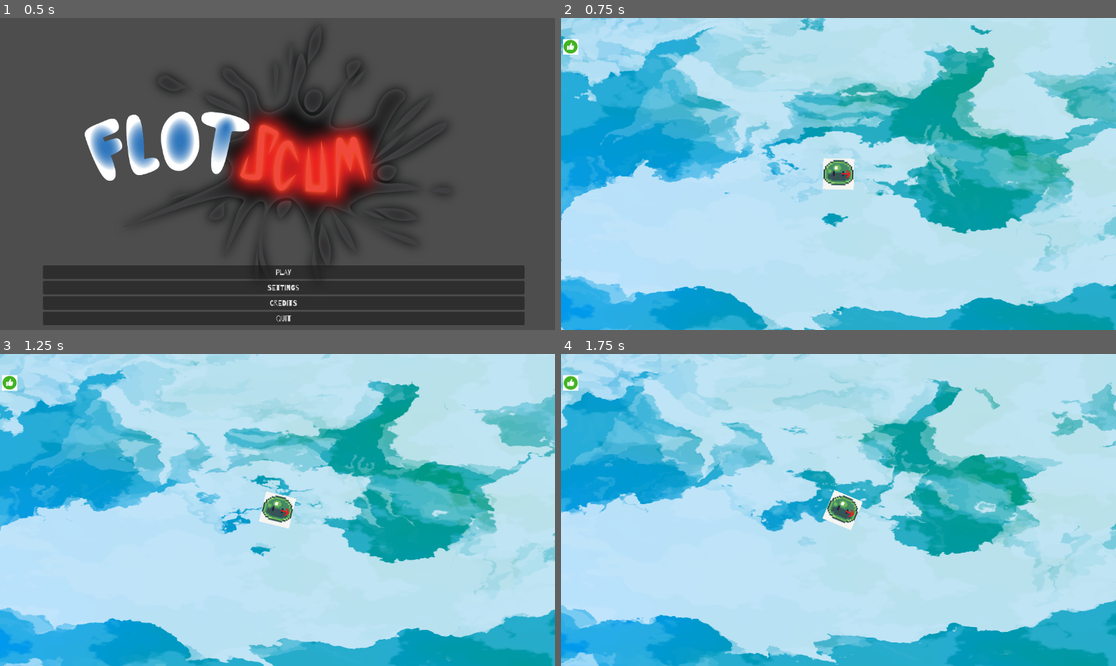
Above: before the commit, frames 1-4 (two rows, left to right).
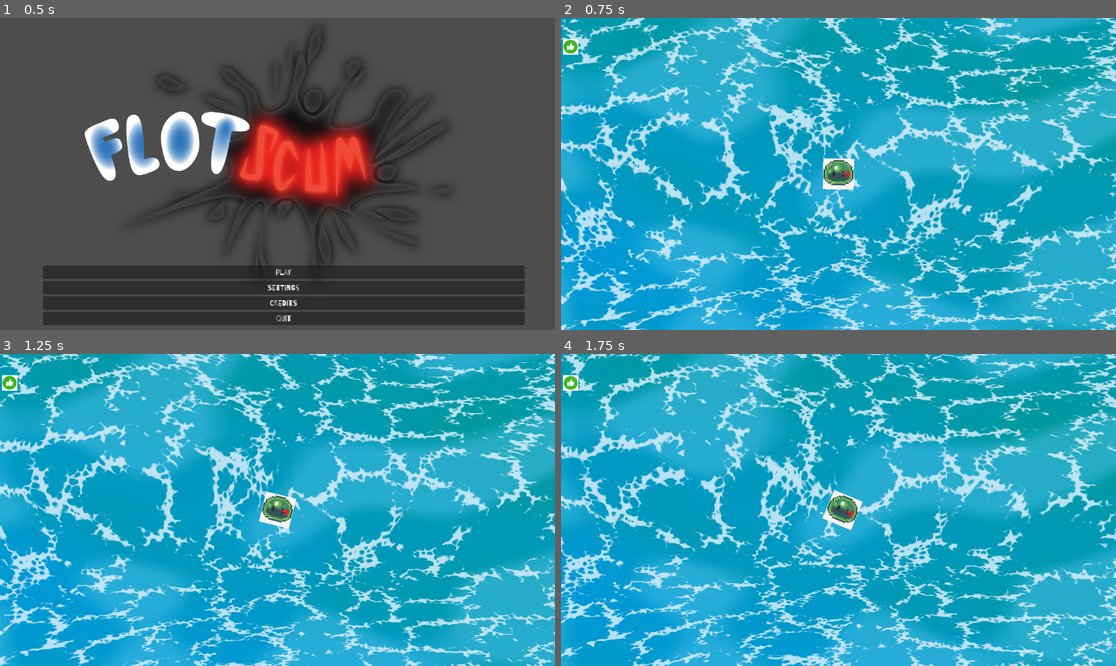
Above: after the commit, the same moments.

Repository: Of-Machines-and-Men/flotscum
Game: Godot game, scene res://scenes/levels/UI/main_menu.tscn
Two runs of this game, one before a commit and one after it. Both use one fixed random seed, a clock stepped at 60 frames per second and the inputs below.
Inputs (mouse positions are in pixels of both pictures, inside the frame that each line leads up to):
- Up to frame 1 (0.5 s): no input
- Up to frame 2 (0.75 s): click "PLAY" at 0.5 s
- Up to frame 3 (1.25 s): no input
- Up to frame 4 (1.75 s): move the mouse to (960, 494) at 1.27 s; hold D (moveright) from 1.28 s (still down)

Frame 1 is identical in both runs. In frame 2, 82% of the frame differs, in the area x 0-100%, y 0-100%; in frame 3, 83%; in frame 4, 83%.

Commit message:
shader tweaks

Diff:
--- a/scenes/levels/game_world.tscn
+++ b/scenes/levels/game_world.tscn
@@ -6,67 +6,75 @@
 [ext_resource type="PackedScene" uid="uid://fegfnwhatpdg" path="res://scenes/entities/collectible/structural/StructuralCollectible.tscn" id="3_4r7d4"]
 [ext_resource type="PackedScene" uid="uid://bx50wswt2uvmn" path="res://scenes/entities/player/player.tscn" id="6_75bvq"]
 
+[sub_resource type="FastNoiseLite" id="FastNoiseLite_hyc8p"]
+noise_type = 3
+cellular_distance_function = 3
+
+[sub_resource type="NoiseTexture2D" id="NoiseTexture2D_hyc8p"]
+generate_mipmaps = false
+noise = SubResource("FastNoiseLite_hyc8p")
+seamless = true
+normalize = false
+seamless_blend_skirt = 0.5
+
 [sub_resource type="FastNoiseLite" id="FastNoiseLite_75bvq"]
 noise_type = 2
 frequency = 0.005
-cellular_return_type = 0
+fractal_octaves = 3
+fractal_lacunarity = 3.0
+fractal_gain = 1.0
+fractal_weighted_strength = 0.5
+cellular_return_type = 6
 
 [sub_resource type="NoiseTexture2D" id="NoiseTexture2D_b3nq0"]
 width = 1024
 height = 1024
+generate_mipmaps = false
 noise = SubResource("FastNoiseLite_75bvq")
 seamless = true
 
-[sub_resource type="FastNoiseLite" id="FastNoiseLite_hyc8p"]
-frequency = 0.003
-fractal_octaves = 6
-fractal_lacunarity = 2.3
+[sub_resource type="FastNoiseLite" id="FastNoiseLite_b3nq0"]
+fractal_type = 0
+fractal_octaves = 2
+fractal_lacunarity = 1.0
+cellular_return_type = 6
 
 [sub_resource type="NoiseTexture2D" id="NoiseTexture2D_75bvq"]
-width = 1024
-height = 1024
-noise = SubResource("FastNoiseLite_hyc8p")
-seamless = true
-
-[sub_resource type="FastNoiseLite" id="FastNoiseLite_b3nq0"]
-frequency = 0.008
-fractal_octaves = 6
-fractal_lacunarity = 2.3
-
-[sub_resource type="NoiseTexture2D" id="NoiseTexture2D_cryqq"]
-width = 1024
-height = 1024
+generate_mipmaps = false
 noise = SubResource("FastNoiseLite_b3nq0")
 seamless = true
+normalize = false
+seamless_blend_skirt = 0.5
 
 [sub_resource type="ShaderMaterial" id="ShaderMaterial_hyc8p"]
 shader = ExtResource("1_7y55x")
+shader_parameter/deep_water_texture = SubResource("NoiseTexture2D_hyc8p")
+shader_parameter/wave_noise_texture = SubResource("NoiseTexture2D_75bvq")
+shader_parameter/foam_noise_texture = SubResource("NoiseTexture2D_b3nq0")
 shader_parameter/wind_dir = Vector2(0.5, 0.8)
 shader_parameter/wind_speed = 1.2
+shader_parameter/camera_position = Vector2(0, 0)
+shader_parameter/viewport_size = Vector2(1152, 648)
 shader_parameter/current_a_dir = Vector2(0.7, 0.3)
 shader_parameter/current_b_dir = Vector2(-0.3, 0.7)
 shader_parameter/current_a_speed = 0.2000000095
 shader_parameter/current_b_speed = 0.10000000475
 shader_parameter/current_a_frequency = 0.2
 shader_parameter/current_b_frequency = 0.15
-shader_parameter/noise_texture = SubResource("NoiseTexture2D_75bvq")
+shader_parameter/deep_parallax_multiplier = 0.2
 shader_parameter/time_scale = 0.05
 shader_parameter/deep_color_a = Color(0, 0.6, 1, 1)
 shader_parameter/deep_color_b = Color(0, 0.6, 0.5, 1)
-shader_parameter/wave_noise_texture = SubResource("NoiseTexture2D_cryqq")
+shader_parameter/wave_parallax_multiplier = 0.5
 shader_parameter/wave_scale = 1.0000000475
 shader_parameter/wave_strength = 0.5
 shader_parameter/wave_crest_color = Color(0.3, 0.75, 0.9, 1)
-shader_parameter/foam_noise_texture = SubResource("NoiseTexture2D_b3nq0")
-shader_parameter/foam_scale = 0.20000000880148
+shader_parameter/foam_parallax_multiplier = 1.0
+shader_parameter/foam_scale = 1.50000002375
 shader_parameter/foam_noise_scale = 2.0
-shader_parameter/foam_threshold = 0.50000002375
+shader_parameter/foam_threshold = 0.650000030875
 shader_parameter/foam_strength = 0.800000038
 shader_parameter/foam_color = Color(0.9, 0.95, 1, 1)
-shader_parameter/world_scale = 0.01010000047247
-shader_parameter/layer_b_scale = 2.2
-shader_parameter/layer_c_scale = 5.7
-shader_parameter/warp_strength = 0.6
 
 [node name="Game World" type="Node2D" unique_id=1526779244]
 
--- a/shaders/ocean.gdshader
+++ b/shaders/ocean.gdshader
@@ -1,4 +1,9 @@
 shader_type canvas_item;
+
+// Textures
+uniform sampler2D deep_water_texture : repeat_enable;
+uniform sampler2D wave_noise_texture : repeat_enable;
+uniform sampler2D foam_noise_texture : repeat_enable;
 
 // Shared
 // We don't use these yet, but might be worth holding onto
@@ -15,21 +20,18 @@
 uniform float current_b_frequency : hint_range(0.0, 2.0) = 0.15;
 
 // Deep water
-uniform sampler2D noise_texture : repeat_enable;
 uniform float deep_parallax_multiplier : hint_range(0.0, 1.0) = 0.2;
 uniform float time_scale : hint_range(0.0, 1.0) = 0.05;
 uniform vec4 deep_color_a : source_color = vec4(0.0, 0.6, 1.0, 1.0);
 uniform vec4 deep_color_b : source_color = vec4(0.0, 0.6, 0.5, 1.0);
 
 // Waves
-uniform sampler2D wave_noise_texture : repeat_enable;
 uniform float wave_parallax_multiplier : hint_range(0.0, 1.0) = 0.5;
 uniform float wave_scale : hint_range(0.0, 5.0) = 1.0;
 uniform float wave_strength : hint_range(0.0, 1) = 0.5;
 uniform vec4 wave_crest_color : source_color = vec4(0.3, 0.75, 0.9, 1.0);
 
 // Foam
-uniform sampler2D foam_noise_texture : repeat_enable;
 uniform float foam_parallax_multiplier : hint_range(0.0, 1.0) = 1.0;
 uniform float foam_scale : hint_range(1.0, 50.0) = 10.0;
 uniform float foam_noise_scale : hint_range(0.1, 5.0) = 2.0;
@@ -44,7 +46,7 @@
 	vec2 wave_uv = world_uv * wave_parallax_multiplier;
 	vec2 foam_uv = world_uv * foam_parallax_multiplier;
 
-	float deep_noise = texture(noise_texture, deep_uv).r;
+	float deep_noise = texture(deep_water_texture, deep_uv).r;
 	vec4 deep_water = mix(deep_color_a, deep_color_b, deep_noise);
 
 	vec2 current_a = normalize(current_a_dir);
@@ -57,23 +59,24 @@
 	float wave_b = texture(wave_noise_texture, wave_uv * wave_scale + current_b * TIME * 0.01 * speed_b).r;
 
 	float wave = max(wave_a, wave_b);
-	wave = smoothstep(0.45, 0.55, wave);
+	wave = smoothstep(0.45, 0.7, wave);
 
 	vec4 surface = mix(deep_water, wave_crest_color, wave * wave_strength);
 
 	vec2 foam_warp = vec2(
-	    texture(noise_texture, foam_uv * 0.5 + TIME * 0.02).r,
-	    texture(noise_texture, foam_uv * 0.5 + TIME * 0.02 + vec2(0.4)).r
+	    texture(deep_water_texture, foam_uv * 0.2 + TIME * 0.02).r,
+	    texture(wave_noise_texture, foam_uv * 0.2 + TIME * 0.02 + vec2(0.4)).r
 	) * 2.0 - 1.0;
 	vec2 foam_uv_a = (foam_uv + foam_warp * 0.15) * foam_scale + current_a * TIME * 0.1 * speed_a;
 	vec2 foam_uv_b = (foam_uv + foam_warp * 0.15) * foam_scale + current_b * TIME * 0.1 * speed_b;
 
 	float foam_a = texture(foam_noise_texture, foam_uv_a).r;
-	float foam_b = texture(foam_noise_texture, foam_uv_b).r;
 
-	float foam_cells = max(foam_a, foam_b);
+	//float foam_b = texture(foam_noise_texture, foam_uv_b).r;
+	//
+	//float foam_cells = max(foam_a, foam_b);
 
-	float foam = smoothstep(foam_threshold, foam_threshold + 0.1, foam_cells);
+	float foam = smoothstep(foam_threshold, foam_threshold + 0.1, foam_a);
 
 	vec4 final = mix(surface, foam_color, clamp(foam * foam_strength, 0.0, 1.0));
 
